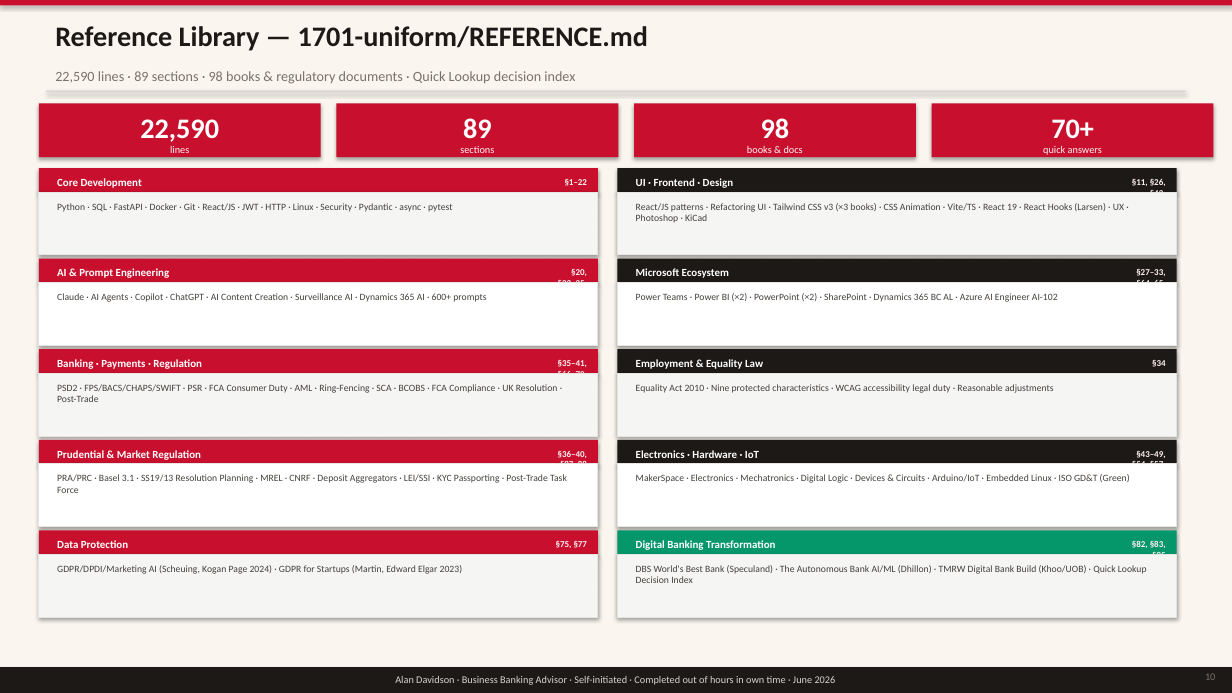
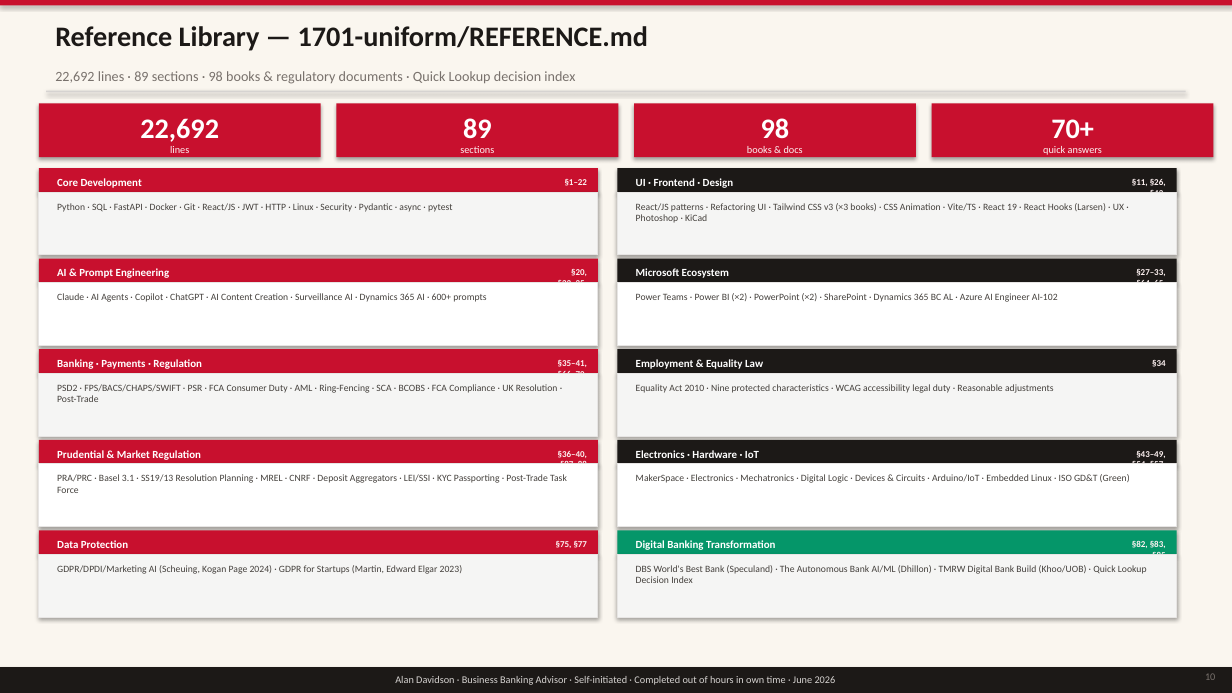
Before and after one commit to imscots-ui/santander, a slide deck: slide 10 of Santander_Project_Record.pptx. Drawn at 1232x693 pixels with LibreOffice and Linux fonts; fonts in the diff are those of the drawing. Boxes give left, top, right and bottom in pixels: in the first picture for what was removed or moved away, otherwise in the second. Text is boxed around its words. In the diff, an @@ line names an element or a change of style, - is before the commit and + after.

```diff
--- a/Santander_Project_Record.pptx
+++ b/Santander_Project_Record.pptx
@@ text at (55, 71, 575, 84): text changed @@
-22,590 lines · 89 sections · 98 books & regulatory documents · Quick Lookup decision index
+22,692 lines · 89 sections · 98 books & regulatory documents · Quick Lookup decision index
@@ text at (140, 118, 219, 142): text changed @@
-22,590
+22,692
```
Also in this commit, not shown: 4 other files.
